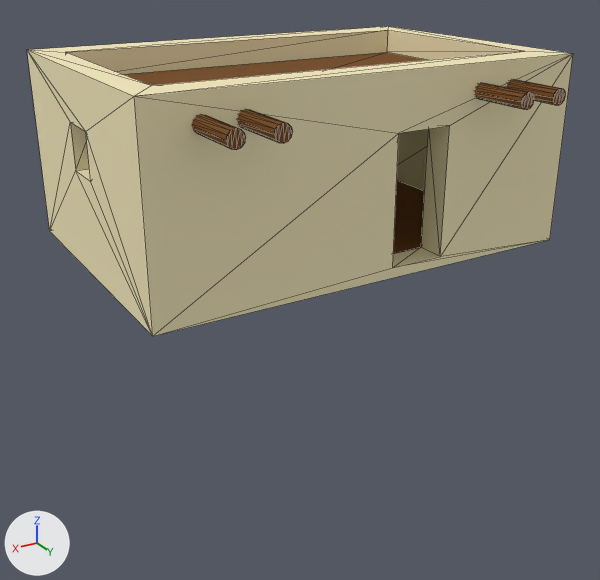
Before and after pictures for a commit that changed the glTF model assets/shoe_box2.glb.
Before and after are seen from a 50 mm lens placed at (6.76, 11.4, 4.69), pointed at (0.6, 1.13, -0.45). Lighting does not change. The marker at lower left points along +X, +Y and +Z. Mesh edges are drawn as thin lines. Vertices at the same position are counted once.

The first picture shows 'shoe_box'.
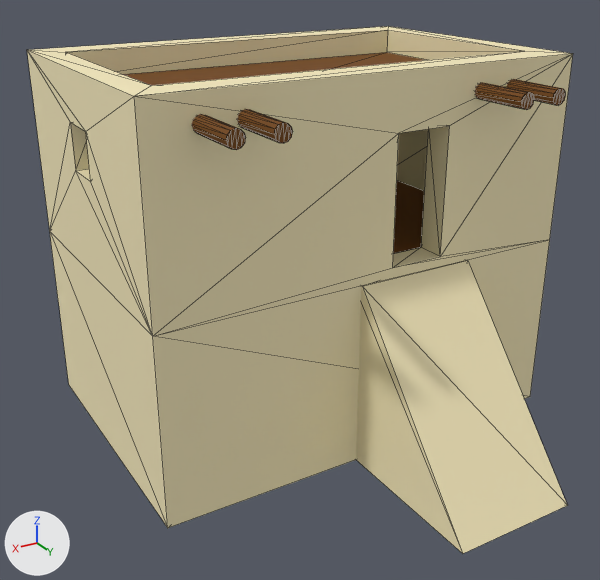
Location of each change, (x1, y1, x2, y2) in pixels of the pictures (600 x 580 px):
'shoe_box', reshaped (70% taller)
    before: (27, 26, 573, 336)
    after: (27, 26, 573, 554)
part 1 of me_mesh_0, added (beige)
    after: (50, 232, 568, 554)

Patch to the scene script:
```diff
--- a/assets/shoe_box2.glb.py
+++ b/assets/shoe_box2.glb.py
@@ me_mesh_0 @@
 # used by ob_shoe_box; location = (0.0, 0.0, 0.0)
-me_mesh_0.from_pydata(...)  # 152 vertices, 296 faces; spans x -3.5..3.5, y -2.35..3.26, z 0.0..3.0
+me_mesh_0.from_pydata(...)  # 164 vertices, 320 faces; spans x -3.5..3.5, y -2.35..4.89, z -3.0..3.0
+# me_mesh_0 part 1
+# 12 vertices are added at x -3.5..3.5, y -2.35..4.89, z -3.0..0.0
+# 24 new faces join them, mat_house_mat2 (beige #f8ecc0)
 me_mesh_0.materials.append(mat_house_mat2)
```
